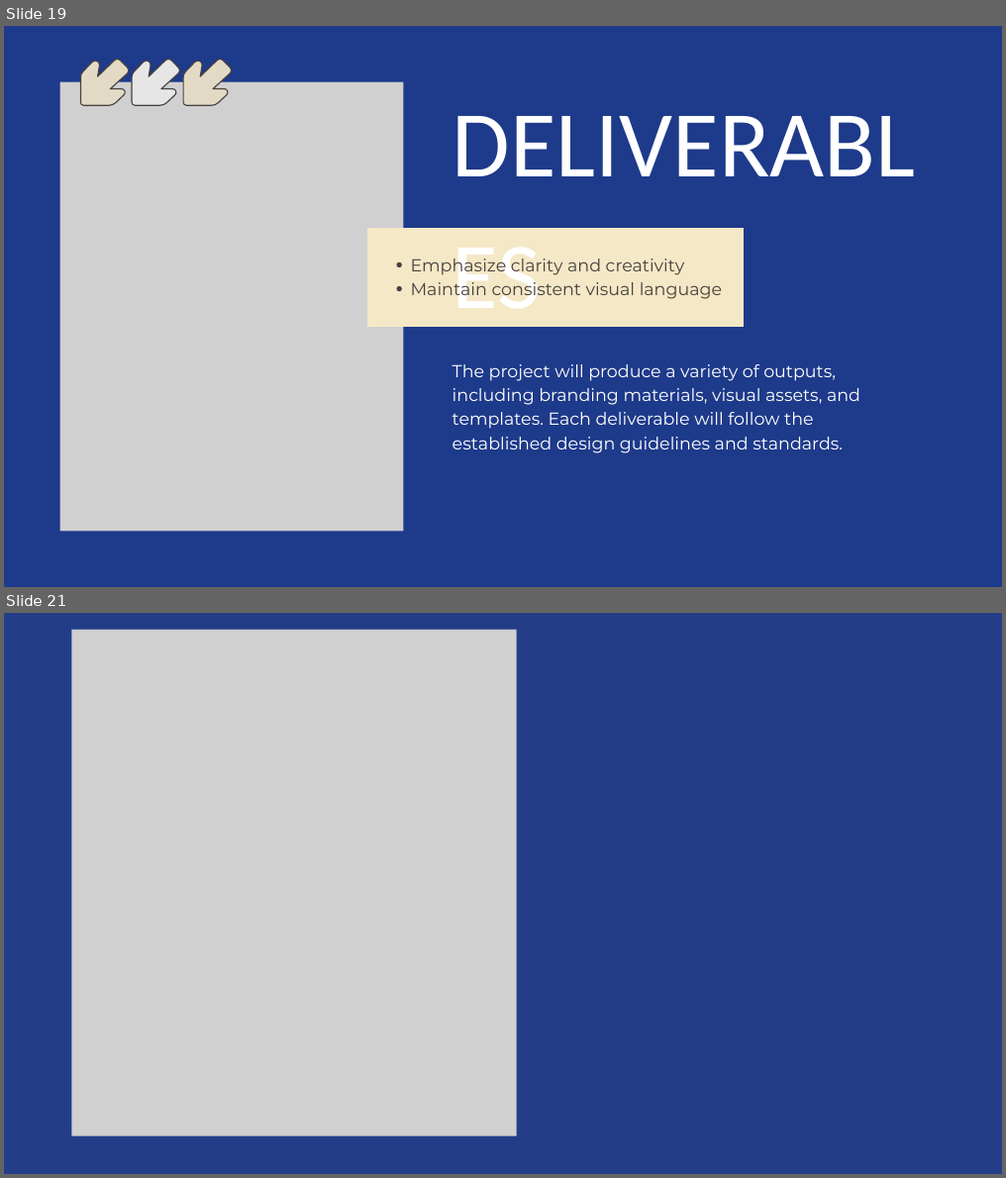
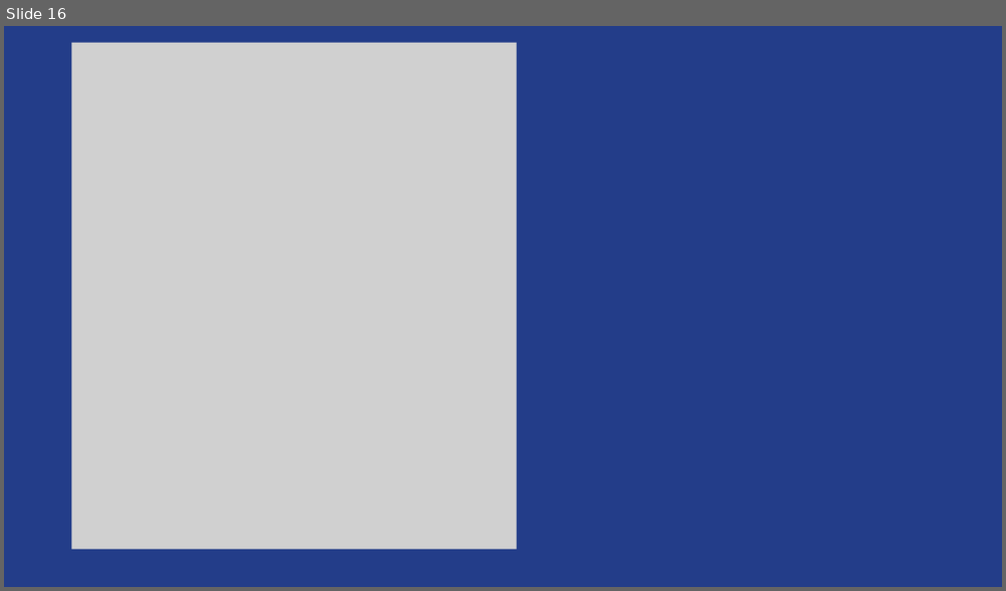
Before and after one commit to Liche008/Eng-Soft2-Grupo2, a slide deck: Apresentacao.pptx. Shown one above the other, each under a label of ours: slides 19 and 21 before the commit, slide 16 after it; the slides between them are not shown. The pictures are 1006x1178 and 1006x591 pixels, drawn with LibreOffice and Linux fonts; fonts in the diff are those of the drawing; grey boxes stand for pictures. Boxes give left, top, right and bottom in pixels: in the first picture for what was removed or moved away, otherwise in the second. Text is boxed around its words. In the diff, an @@ line names an element or a change of style, - is before the commit and + after.

```diff
--- a/Apresentacao.pptx
+++ b/Apresentacao.pptx
@@ slide 19 removed at <box>4,26,1002,587</box>, background #1E3A8A @@
@@ picture removed at <box>59,81,403,531</box> @@
@@ group removed at <box>80,59,232,106</box>: 6 freeform shapes @@
@@ text removed at <box>452,64,944,197</box> @@
-DELIVERABLES
@@ freeform shape removed at <box>367,229,744,327</box> @@
@@ freeform shape removed at <box>397,263,402,268</box> @@
@@ text removed at <box>411,255,722,300</box> @@
-Emphasize clarity and creativity Maintain consistent visual language
@@ freeform shape removed at <box>397,286,402,291</box> @@
@@ text removed at <box>452,365,860,454</box> @@
-The project will produce a variety of outputs, including branding materials, visual assets, and templates. Each deliverable will follow the established design guidelines and standards.
@@ what was slide 21 is now slide 16 @@
```
Also in this commit, not shown: 15 slides changed, 4 other slides removed.
